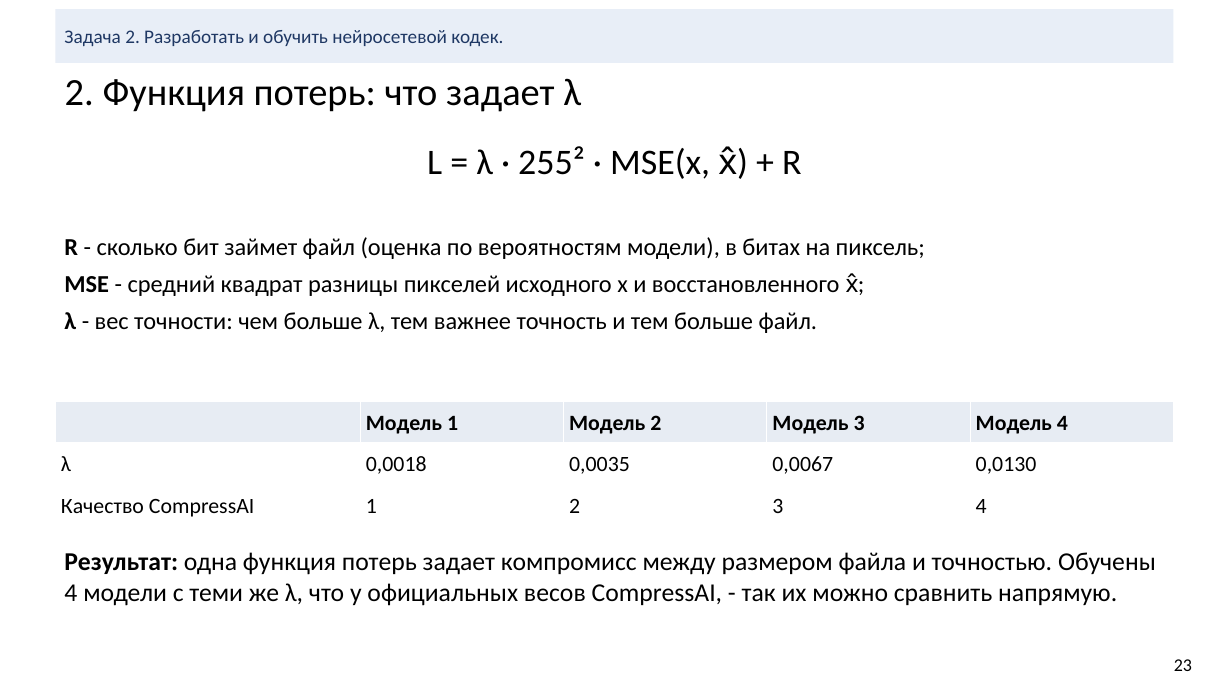
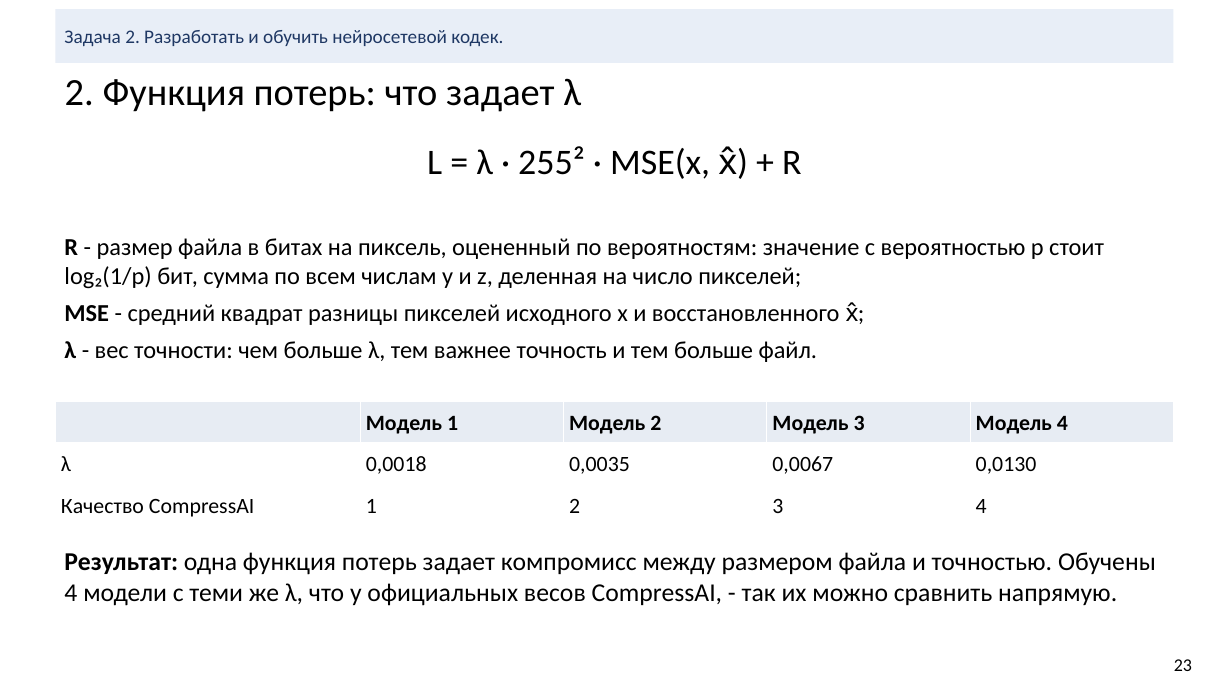
Before and after one commit to KDMCrypto/Deep-Image-Compression, a slide deck: slide 23 of documentation/cv-project-compression.pptx. Drawn at 1232x693 pixels with LibreOffice and Linux fonts; fonts in the diff are those of the drawing. Boxes give left, top, right and bottom in pixels: in the first picture for what was removed or moved away, otherwise in the second. Text is boxed around its words. In the diff, an @@ line names an element or a change of style, - is before the commit and + after.

Commit message:
Clarify slide and notebook explanations after the user questions
Split shares, decibel and PSNR wording, quantization and arithmetic coding,
metric layers, N and M, the z probability model, R and L, and the LPIPS
comparison with WebP.

```diff
--- a/documentation/cv-project-compression.pptx
+++ b/documentation/cv-project-compression.pptx
@@ text at bbox=[64, 238, 1104, 289]: text changed @@
-R - сколько бит займет файл (оценка по вероятностям модели), в битах на пиксель;
+R - размер файла в битах на пиксель, оцененный по вероятностям: значение с вероятностью p стоит log₂(1/p) бит, сумма по всем числам y и z, деленная на число пикселей;
```
Also in this commit, not shown: 9 other slides changed, 1 other file.
